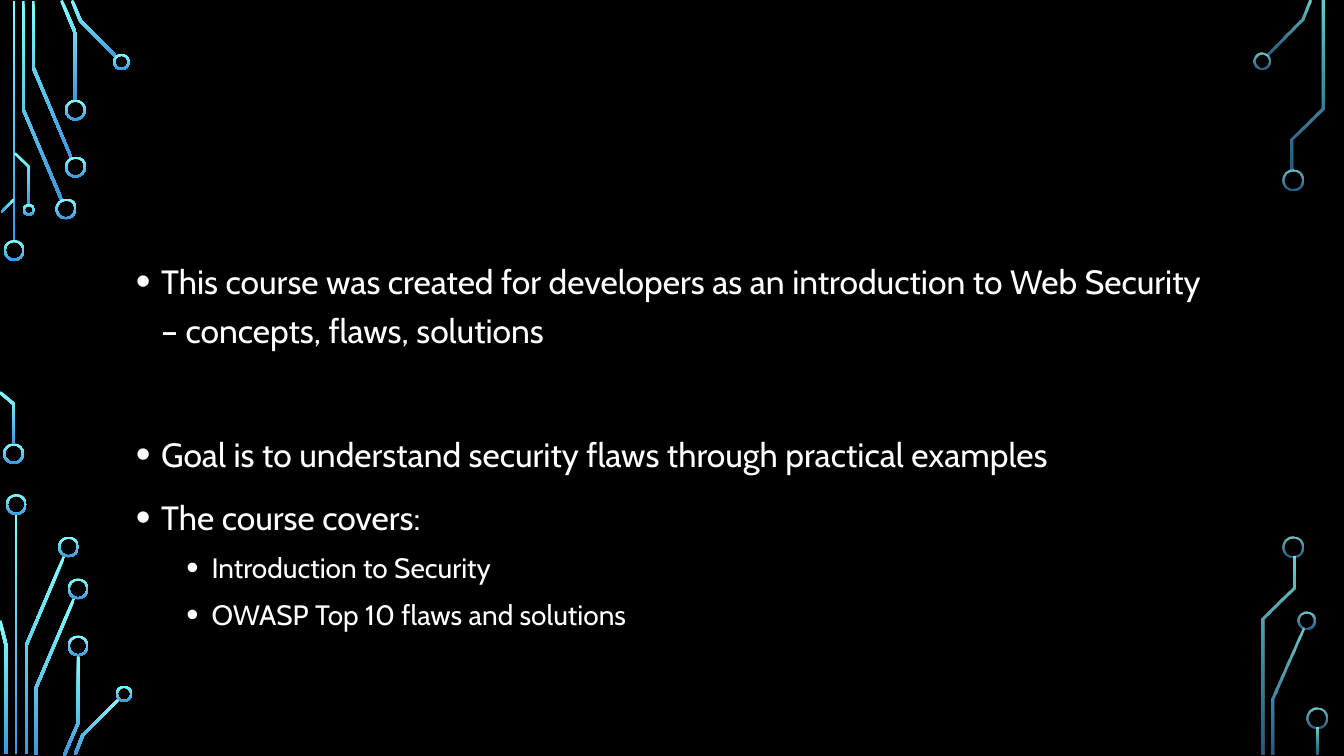
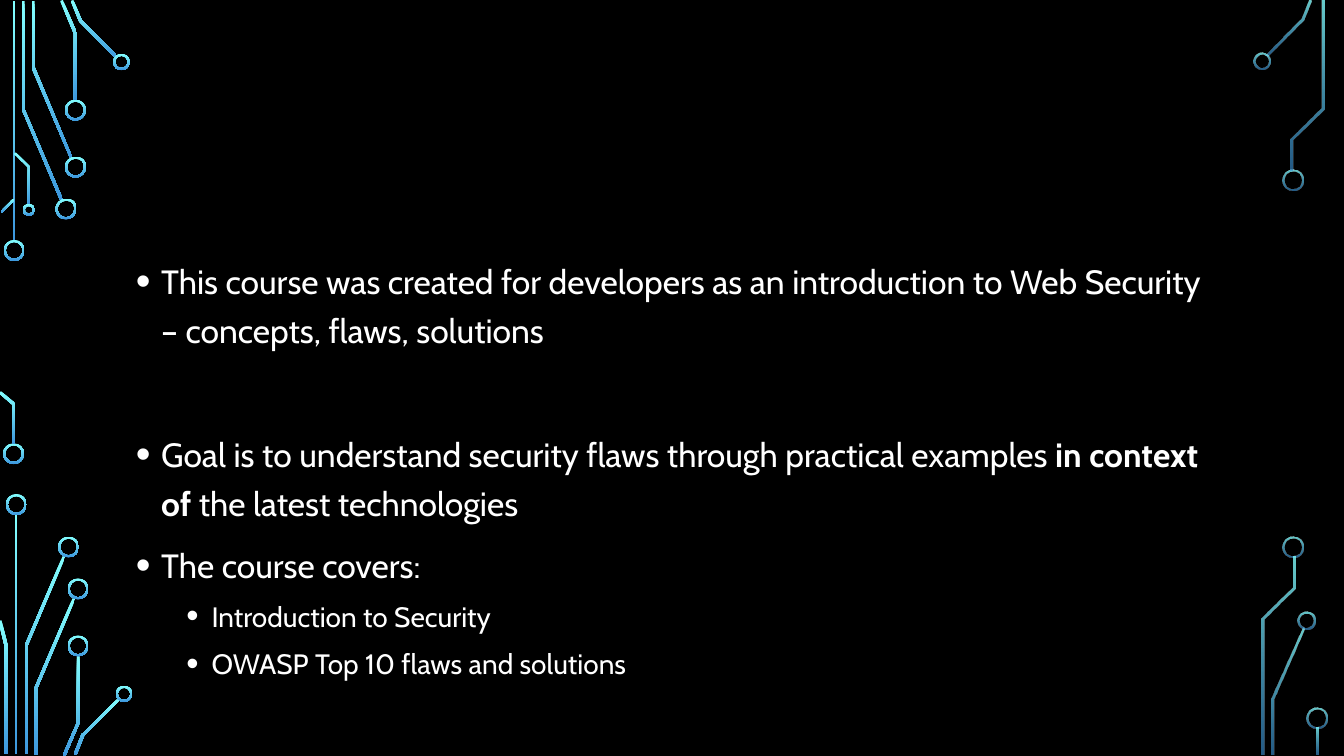
Before and after one commit to Zuehlke/security-onboarding, a slide deck: slide 2 of security/00-Introduction/Introduction.pptx. Drawn at 1344x756 pixels with LibreOffice and Linux fonts; fonts in the diff are those of the drawing; background and template pictures are left out. Boxes give left, top, right and bottom in pixels: in the first picture for what was removed or moved away, otherwise in the second. Text is boxed around its words. In the diff, an @@ line names an element or a change of style, - is before the commit and + after.

Commit message:
Changed security theory lessons to reference the C# app

```diff
--- a/security/00-Introduction/Introduction.pptx
+++ b/security/00-Introduction/Introduction.pptx
@@ text at (161, 441, 1198, 524): text changed @@
-• Goal is to understand security flaws through practical examples
+• Goal is to understand security flaws through practical examples in context of the latest technologies
```
Also in this commit, not shown: 4 other slides changed, 1 slide added, 22 other files.
